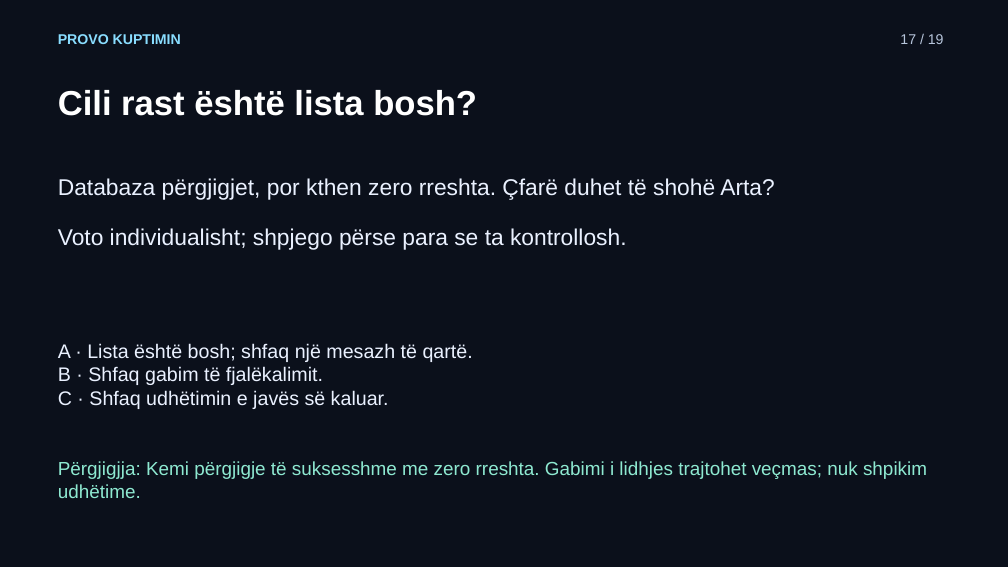
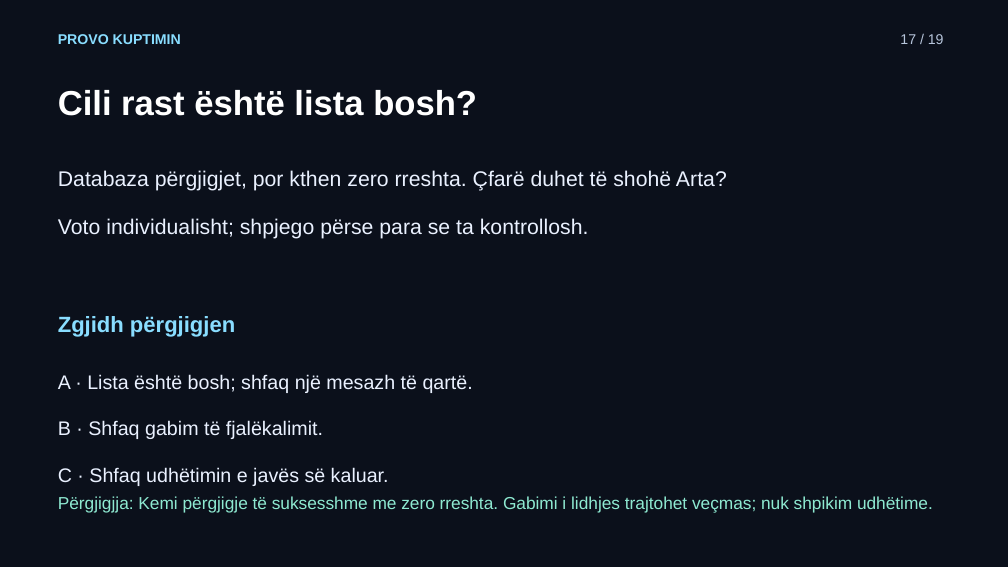
Before and after one commit to arbenl/arbenl.github.io, a slide deck: slide 17 of lendet/2026-2027/mobile/lectures/ligjerata-04-neon-postgresql-rideshare-2026.pptx. Drawn at 1008x567 pixels with LibreOffice and Linux fonts; fonts in the diff are those of the drawing. Boxes give left, top, right and bottom in pixels: in the first picture for what was removed or moved away, otherwise in the second. Text is boxed around its words. In the diff, an @@ line names an element or a change of style, - is before the commit and + after.

```diff
--- a/lendet/2026-2027/mobile/lectures/ligjerata-04-neon-postgresql-rideshare-2026.pptx
+++ b/lendet/2026-2027/mobile/lectures/ligjerata-04-neon-postgresql-rideshare-2026.pptx
@@ text "Databaza përgjigjet, por kthen zero ...": place and size @@
-text "Databaza përgjigjet, por kthen zero ..." at bbox=[58, 178, 774, 250]
+text "Databaza përgjigjet, por kthen zero ..." at bbox=[58, 170, 727, 239]
@@ text "Databaza përgjigjet, por kthen zero ..." at bbox=[58, 170, 727, 239]: size 21.8 to 20.2 pt @@
@@ text added at bbox=[58, 316, 235, 337], 21 pt, text #89DDFF, bold @@
+Zgjidh përgjigjen
@@ text "A · Lista është bosh; ..." rewrapped from bbox=[58, 343, 473, 409] to bbox=[58, 374, 473, 486] @@
@@ text "Përgjigjja: Kemi përgjigje të suksesshme ...": place and size @@
-text "Përgjigjja: Kemi përgjigje të suksesshme ..." at bbox=[58, 461, 927, 498]
+text "Përgjigjja: Kemi përgjigje të suksesshme ..." at bbox=[58, 496, 933, 513]
@@ text "Përgjigjja: Kemi përgjigje të suksesshme ..." at bbox=[58, 496, 933, 513]: size 18 to 16.5 pt @@
```
Also in this commit, not shown: 3 slides added, 3 slides removed, 15 other files.
